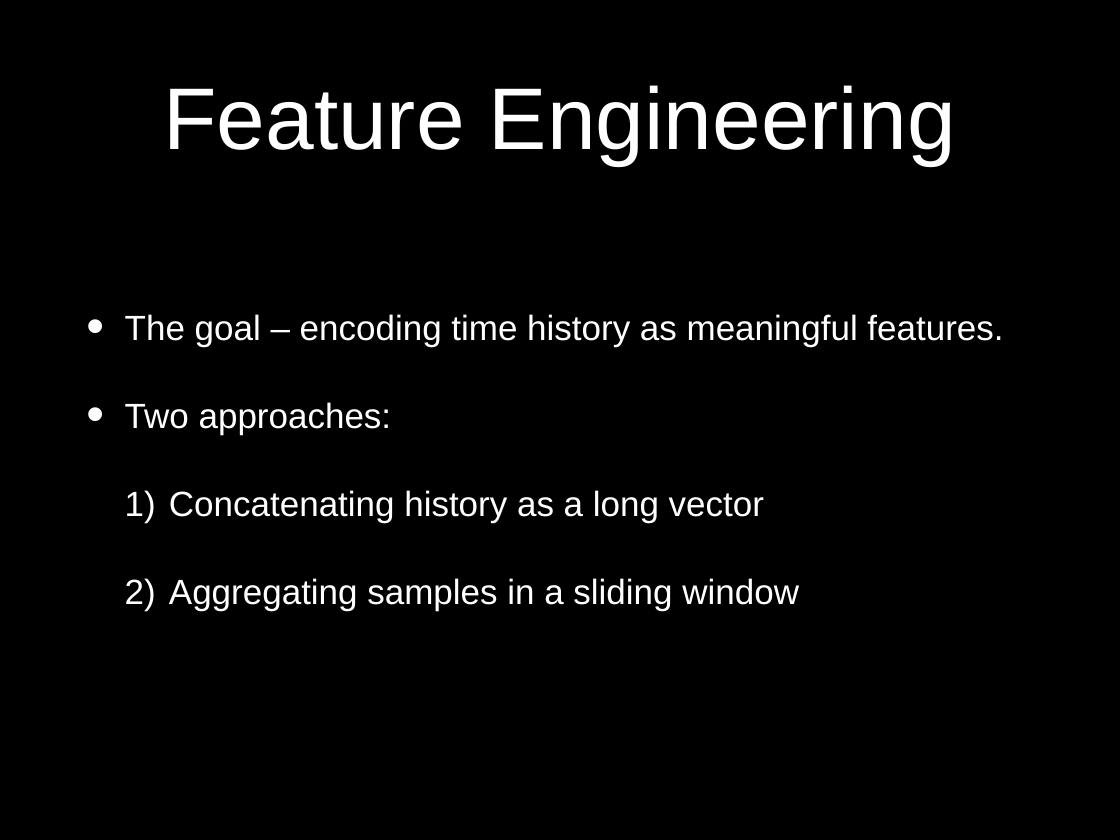
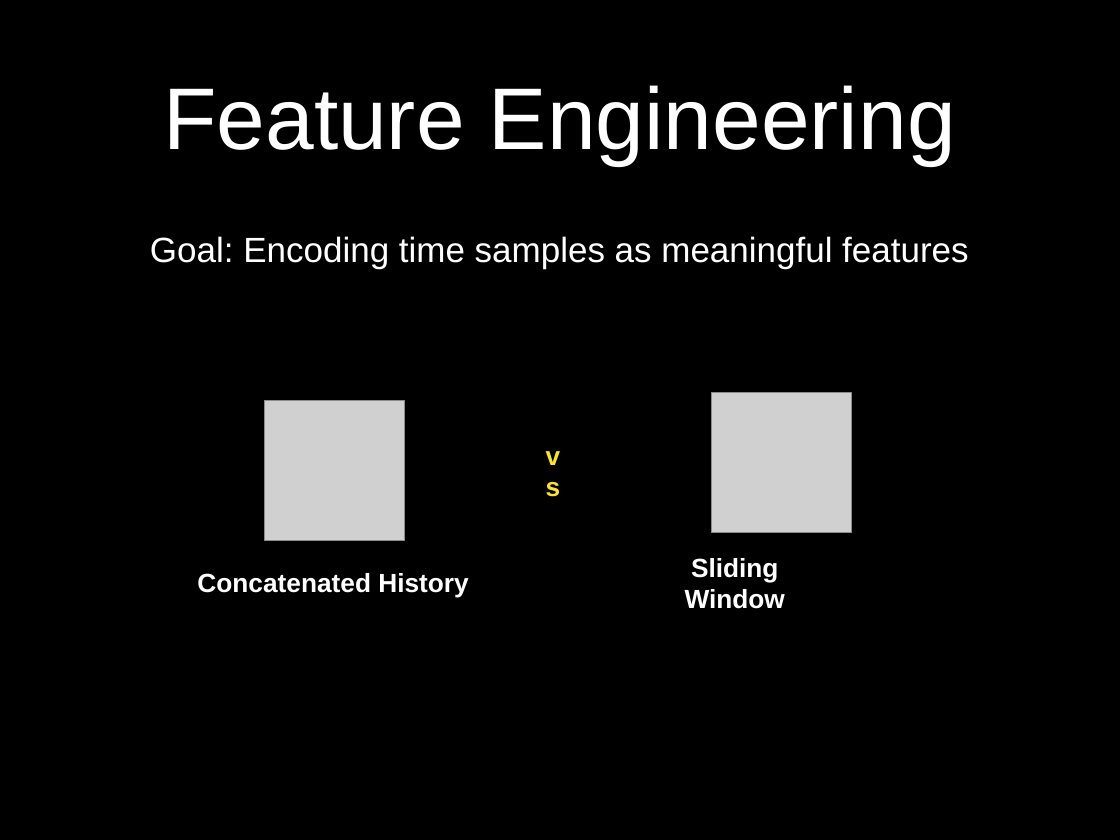
Before and after one commit to idocal/motionsense, a slide deck: slide 7 of MotionSenese/presentations/Presentation2.pptx (slide 5 before the commit). Drawn at 1120x840 pixels with LibreOffice and Linux fonts; fonts in the diff are those of the drawing; grey boxes stand for pictures; background and template pictures are left out. Boxes give left, top, right and bottom in pixels: in the first picture for what was removed or moved away, otherwise in the second. Text is boxed around its words. In the diff, an @@ line names an element or a change of style, - is before the commit and + after.

```diff
--- a/MotionSenese/presentations/Presentation2.pptx
+++ b/MotionSenese/presentations/Presentation2.pptx
@@ text "Goal: Encoding time samples as ..." at (150, 236, 968, 269): vertical alignment middle to top @@
@@ text at (150, 236, 968, 269): text changed @@
-• The goal – encoding time history as meaningful features.
-• Two approaches:
-  1) Concatenating history as a long vector
-  2) Aggregating samples in a sliding window
+Goal: Encoding time samples as meaningful features
@@ picture added at (265, 400, 405, 540) @@
@@ picture added at (712, 393, 852, 533) @@
@@ text added at (541, 451, 579, 490), 24 pt, text #FAE232, bold @@
+vs
@@ text added at (685, 558, 785, 609), 24 pt, text #FFFFFF, bold @@
+Sliding Window
@@ text added at (197, 573, 468, 598), 24 pt, text #FFFFFF, bold @@
+Concatenated History
```
Also in this commit, not shown: 6 other slides changed, 6 slides added, 4 slides removed, 3 other files.
